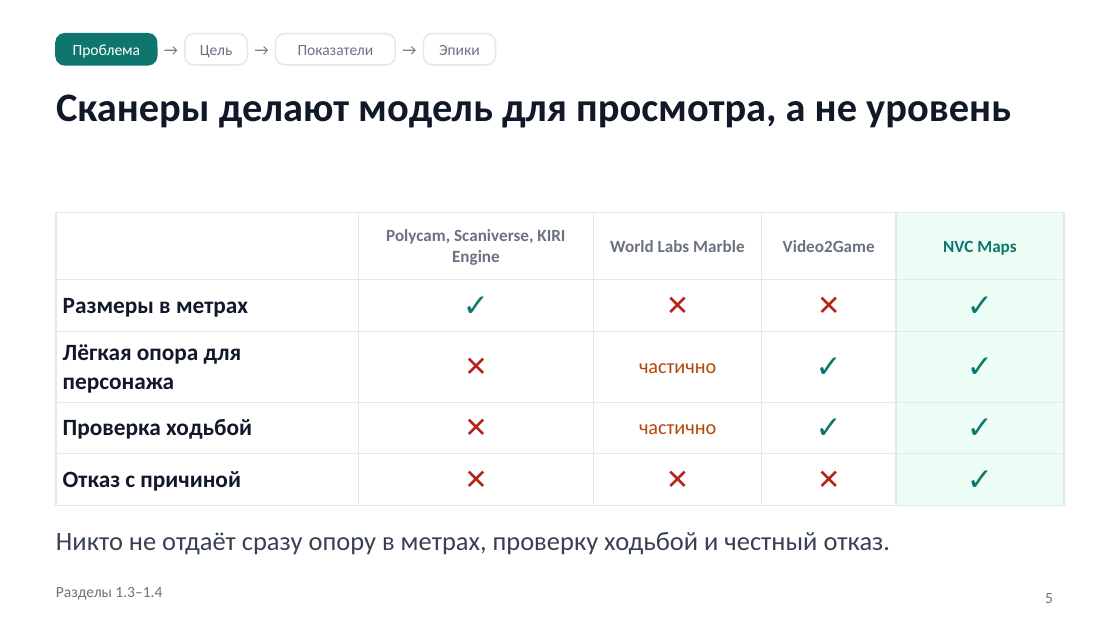
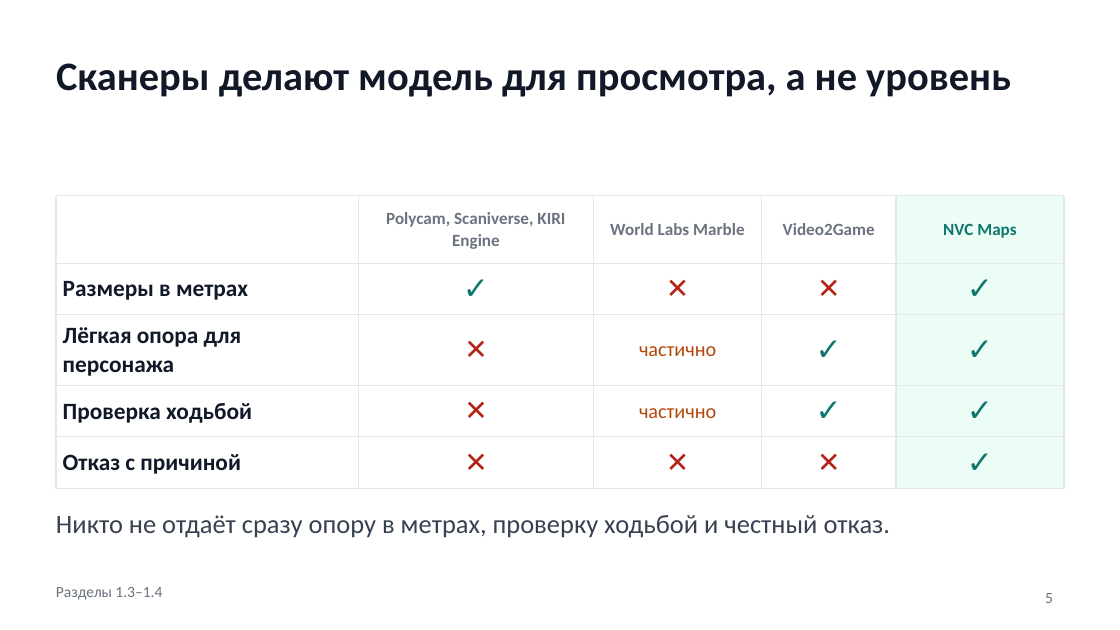
Before and after one commit to KalashnikovKV/nvc-business-analysis, a slide deck: slide 5 of wireframes/NVC-Maps-защита.pptx. Drawn at 1120x630 pixels with LibreOffice and Linux fonts; fonts in the diff are those of the drawing. Boxes give left, top, right and bottom in pixels: in the first picture for what was removed or moved away, otherwise in the second. Text is boxed around its words. In the diff, an @@ line names an element or a change of style, - is before the commit and + after.

```diff
--- a/wireframes/NVC-Maps-защита.pptx
+++ b/wireframes/NVC-Maps-защита.pptx
@@ title "Сканеры делают модель для просмотра, ...": place and size @@
-title "Сканеры делают модель для просмотра, ..." at [56, 94, 1011, 128]
+title "Сканеры делают модель для просмотра, ..." at [56, 63, 1011, 97]
@@ rounded rectangle removed at [56, 34, 157, 65] @@
@@ text removed at [73, 44, 140, 58] @@
-Проблема
@@ text removed at [157, 34, 185, 65] @@
-→
@@ rounded rectangle removed at [185, 34, 248, 65] @@
@@ text removed at [200, 45, 232, 58] @@
-Цель
@@ text removed at [248, 34, 276, 65] @@
-→
@@ rounded rectangle removed at [276, 34, 395, 65] @@
@@ text removed at [298, 45, 374, 55] @@
-Показатели
@@ text removed at [395, 34, 423, 65] @@
-→
@@ rounded rectangle removed at [423, 34, 496, 65] @@
@@ text removed at [439, 45, 480, 55] @@
-Эпики
@@ table: place and size @@
-table at [56, 213, 1064, 495]
+table at [56, 196, 1064, 478]
@@ text "Никто не отдаёт сразу опору ...": place and size @@
-text "Никто не отдаёт сразу опору ..." at [56, 532, 891, 555]
+text "Никто не отдаёт сразу опору ..." at [56, 515, 891, 538]
```
Also in this commit, not shown: 7 other slides changed, 3 slides removed, 9 other files.
